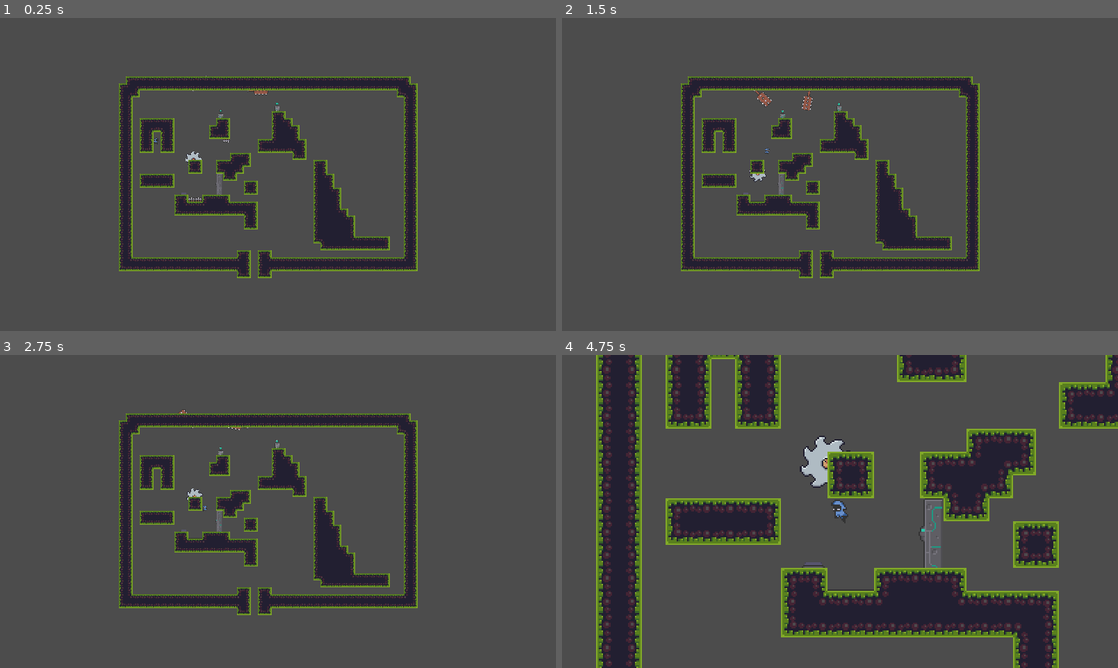
Above: before the commit, frames 1-4 (two rows, left to right).
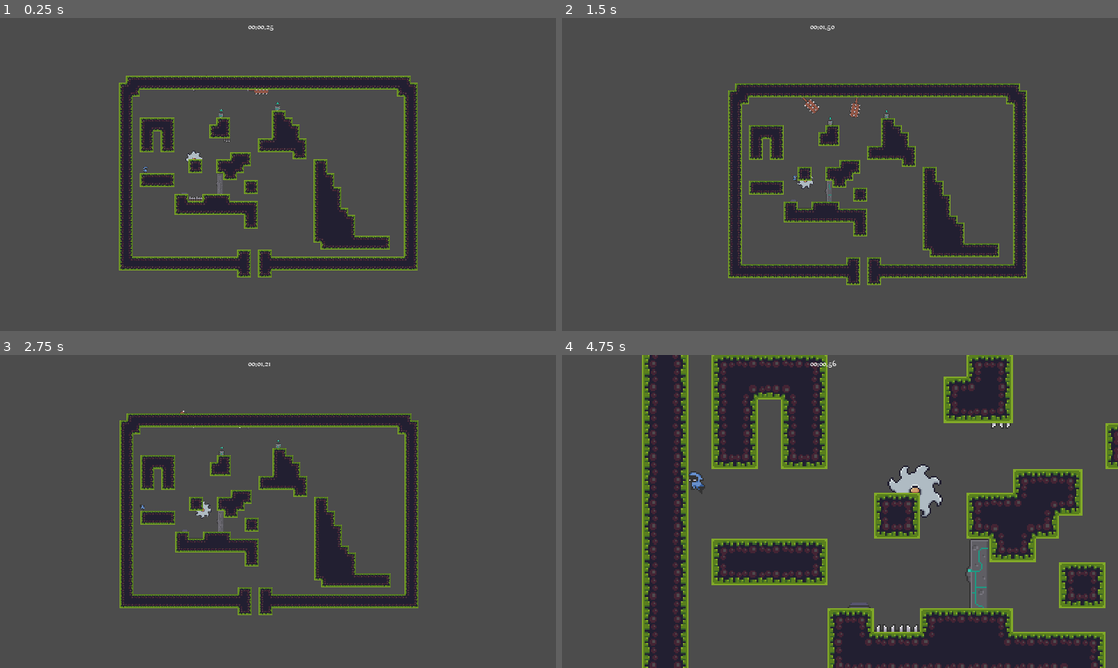
Above: after the commit, the same moments.

Repository: TheNoobBOBXD/2DPlatformer2022
Game: Godot game, scene res://Scenes/World.tscn
Two runs of this game, one before a commit and one after it. Both use one fixed random seed, a clock stepped at 60 frames per second and the inputs below. The project has no main scene, so this scene is started directly.
Inputs:
- Up to frame 1 (0.25 s): no input
- Up to frame 2 (1.5 s): tap Enter at 0.5, 0.6, 1.35 s; hold D (right) from 0.53 s (still down); tap Space (jump) at 0.77 s
- Up to frame 3 (2.75 s): tap Space (jump) at 1.52 s; release D (right) at 2.03 s; hold A (left) from 2.03 s (still down); tap Enter at 2.1 s
- Up to frame 4 (4.75 s): release A (left) at 2.78 s; hold D (right) 2.78-4.28 s; tap Enter at 2.85, 3.6, 4.35 s; tap Space (jump) at 3.02, 3.77, 4.52 s; tap Backspace (reset) at 4.15 s; hold A (left) from 4.28 s (still down)

The runs differ from the first frame. In frame 1, 6.0% of the frame differs, in the area x 21-76%, y 2-84%; in frame 2, 21%; in frame 3, 5.6%; in frame 4, 59%, in the area x 6-100%, y 0-100%.

Commit message:
AAA
done timer

Diff:
--- a/Scenes/Camera2D.gd
+++ b/Scenes/Camera2D.gd
@@ -5,8 +5,7 @@
 var center = Vector2.ZERO
 
 
-func _ready():
-	pass
+
 
 func _input(event):
 
@@ -22,8 +21,8 @@
 	if zoomed:
 		zoom = Vector2(0.3,0.3)
 		#zoom.move_toward(Vector2(0.3,0.3),0.03)
-		position = position.move_toward(target.global_position, 70)
+		position = target.global_position
 	else:
 		zoom = Vector2(1,1)
-#		zoom.move_toward(Vector2(1,1),0.03)
-		position = position.move_toward(center,70)
+		#zoom.move_toward(Vector2(1,1),0.03)
+		position = center
--- a/Scenes/World.gd
+++ b/Scenes/World.gd
@@ -0,0 +1,9 @@
+extends Node2D
+
+func _ready():
+	pass
+
+func _process(delta):
+	if Input.is_action_just_pressed("reset"):
+		GameStats.reset()
+	$CanvasLayer/Control/Label.text = GameStats.get_time()
--- a/Scenes/World.tscn
+++ b/Scenes/World.tscn
@@ -8,6 +8,8 @@
 [ext_resource path="res://Scenes/SpikeTrap.tscn" type="PackedScene" id=6]
 [ext_resource path="res://Scenes/DoorAndButton.tscn" type="PackedScene" id=7]
 [ext_resource path="res://Scenes/SpinningBlade.tscn" type="PackedScene" id=8]
+[ext_resource path="res://other/BLKCHCRY.TTF" type="DynamicFontData" id=9]
+[ext_resource path="res://Scenes/World.gd" type="Script" id=10]
 [ext_resource path="res://Scenes/SavePoint.tscn" type="PackedScene" id=11]
 
 [sub_resource type="ConvexPolygonShape2D" id=22]
@@ -198,16 +200,21 @@
 } ]
 0/z_index = 0
 
+[sub_resource type="DynamicFont" id=24]
+size = 20
+font_data = ExtResource( 9 )
+
 [node name="World" type="Node2D"]
+script = ExtResource( 10 )
 
 [node name="Player" parent="." groups=["Player"] instance=ExtResource( 1 )]
-position = Vector2( -280, -88 )
+position = Vector2( -306, -10 )
 
 [node name="Camera2D" type="Camera2D" parent="."]
 position = Vector2( -5, 4 )
 current = true
 limit_bottom = 1000
-smoothing_speed = 3.0
+smoothing_enabled = true
 drag_margin_left = 0.0
 drag_margin_top = 0.0
 drag_margin_right = 0.0
@@ -253,5 +260,21 @@
 [node name="SavePoint" parent="SavePoint" instance=ExtResource( 11 )]
 position = Vector2( 130, -16 )
 
+[node name="CanvasLayer" type="CanvasLayer" parent="."]
+
+[node name="Control" type="Control" parent="CanvasLayer"]
+anchor_right = 1.0
+anchor_bottom = 1.0
+margin_left = 1.0
+margin_right = 1.0
+
+[node name="Label" type="Label" parent="CanvasLayer/Control"]
+margin_left = 570.0
+margin_top = 9.0
+margin_right = 620.0
+margin_bottom = 30.0
+custom_fonts/font = SubResource( 24 )
+text = "00:00:00"
+
 [editable path="DoorAndButton"]
 [editable path="SpinningBlade"]
--- a/Scripts/game_stats.gd
+++ b/Scripts/game_stats.gd
@@ -19,3 +19,19 @@
 
 func get_spawn():
 	return current_spawn
+
+func get_time():
+	var current_time = OS.get_ticks_msec() - game_start_time
+	var minutes = current_time/1000/60
+	var seconds = current_time/1000%60
+	var msec = current_time%1000/10
+	if minutes < 10:
+		minutes = "0"+str(minutes)
+	if seconds <10:
+		seconds = "0"+str(seconds)
+	if msec <10:
+		if msec == 0:
+			msec = "00"
+		else:
+			msec = "0" + str(msec)
+	return str(minutes) + ":" + str(seconds)+ "." +str(msec)
Not shown: 1 places in Scenes/World.tscn that only renumber resources
Binary file added: other/BLKCHCRY.TTF
Binary file added: other/charlie-heston-demo.regular.ttf
